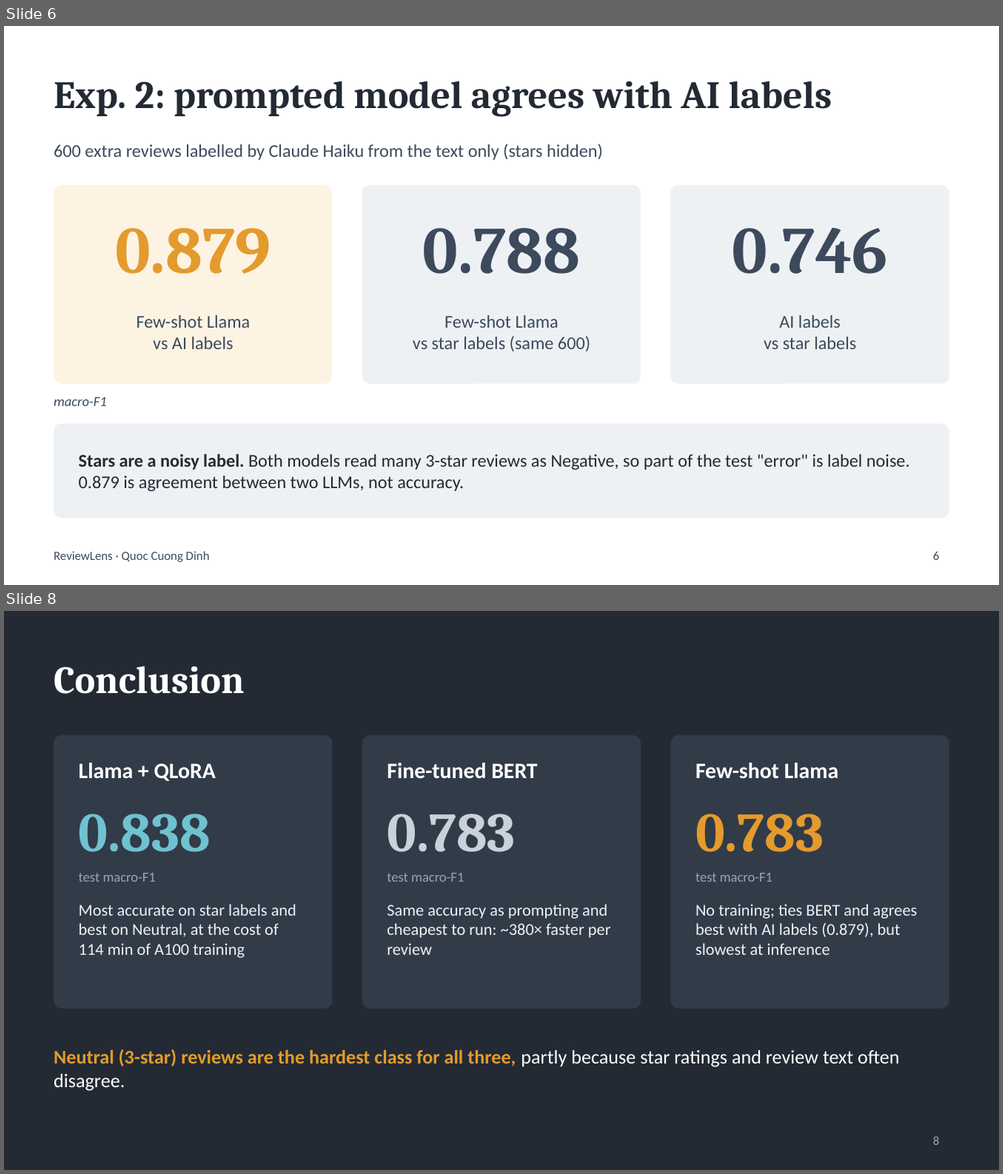
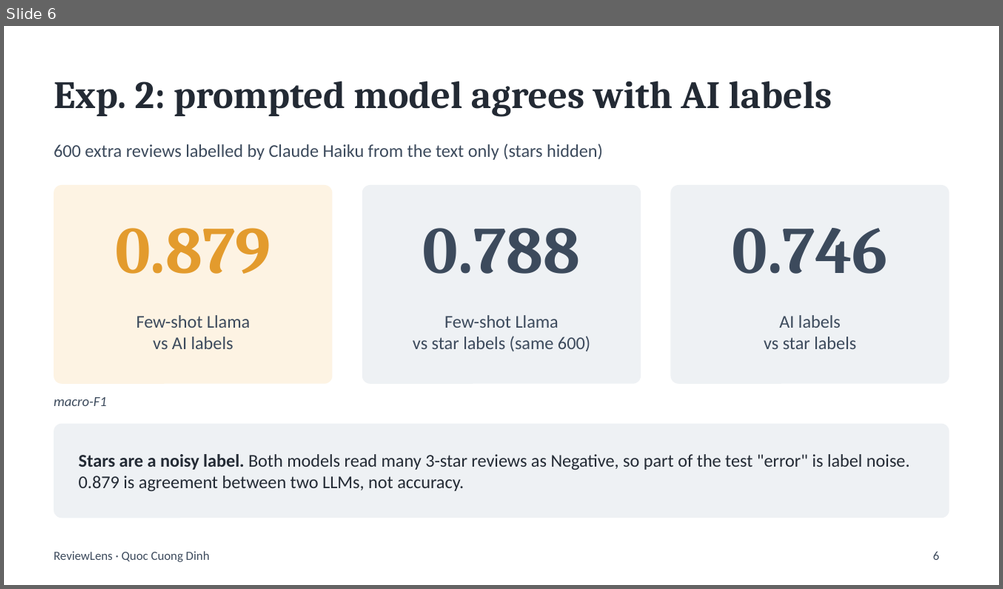
Before and after one commit to Junebhone/ReviewLens, a slide deck: docs/slides/Dinh_ReviewLens_Slides.pptx. Shown one above the other, each under a label of ours: slides 6 and 8 before the commit, slide 6 after it; the slides between them are not shown. The pictures are 1003x1174 and 1003x589 pixels, drawn with LibreOffice and Linux fonts; fonts in the diff are those of the drawing. Boxes give left, top, right and bottom in pixels: in the first picture for what was removed or moved away, otherwise in the second. Text is boxed around its words. In the diff, an @@ line names an element or a change of style, - is before the commit and + after.

```diff
--- a/docs/slides/Dinh_ReviewLens_Slides.pptx
+++ b/docs/slides/Dinh_ReviewLens_Slides.pptx
@@ slide 8 removed at [4, 611, 999, 1170], background #232A34 @@
@@ title removed at [54, 666, 244, 694] @@
-Conclusion
@@ rounded rectangle removed at [54, 735, 333, 1009] @@
@@ rounded rectangle removed at [362, 735, 640, 1009] @@
@@ rounded rectangle removed at [670, 735, 949, 1009] @@
@@ text removed at [79, 763, 216, 781] @@
-Llama + QLoRA
@@ text removed at [387, 763, 537, 779] @@
-Fine-tuned BERT
@@ text removed at [695, 763, 839, 778] @@
-Few-shot Llama
@@ text removed at [79, 814, 210, 852] @@
-0.838
@@ text removed at [387, 814, 515, 852] @@
-0.783
@@ text removed at [695, 814, 823, 852] @@
-0.783
@@ text removed at [79, 873, 156, 882] @@
-test macro-F1
@@ text removed at [387, 873, 464, 882] @@
-test macro-F1
@@ text removed at [695, 873, 772, 882] @@
-test macro-F1
@@ text removed at [79, 904, 296, 958] @@
-Most accurate on star labels and best on Neutral, at the cost of 114 min of A100 training
@@ text removed at [387, 904, 611, 955] @@
-Same accuracy as prompting and cheapest to run: ~380× faster per review
@@ text removed at [695, 904, 917, 955] @@
-No training; ties BERT and agrees best with AI labels (0.879), but slowest at inference
@@ text removed at [54, 1050, 899, 1091] @@
-Neutral (3-star) reviews are the hardest class for all three, partly because star ratings and review text often disagree.
@@ page number removed at [933, 1136, 939, 1145] @@
-8
```
Also in this commit, not shown: 1 other slide removed, 2 other files.
